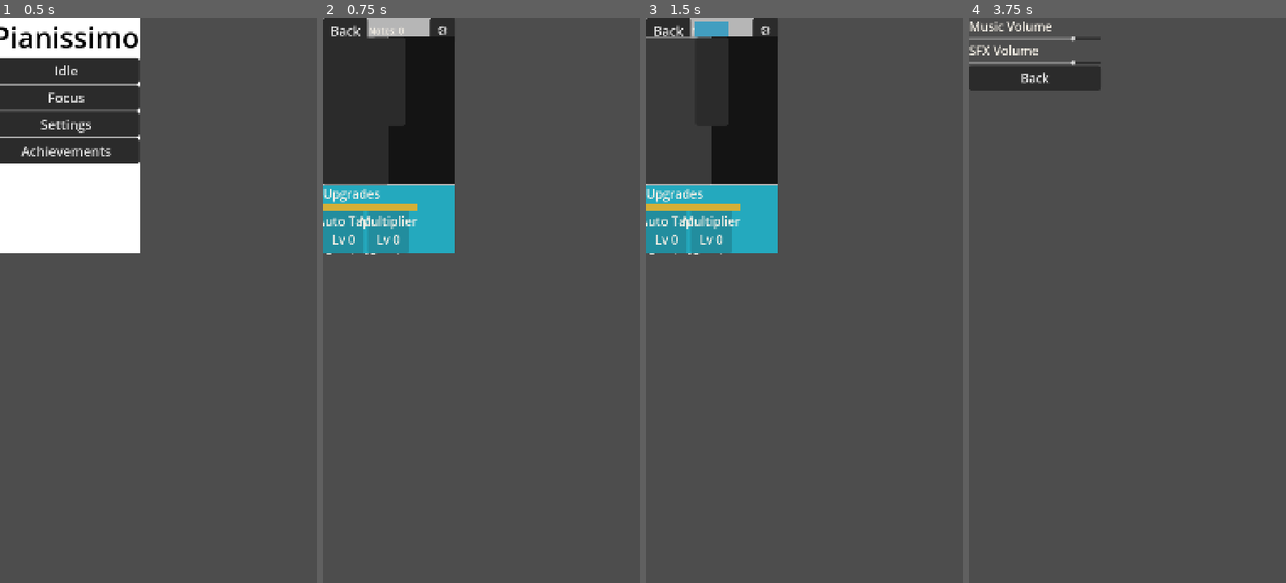
Above: before the commit, frames 1-4 (left to right).
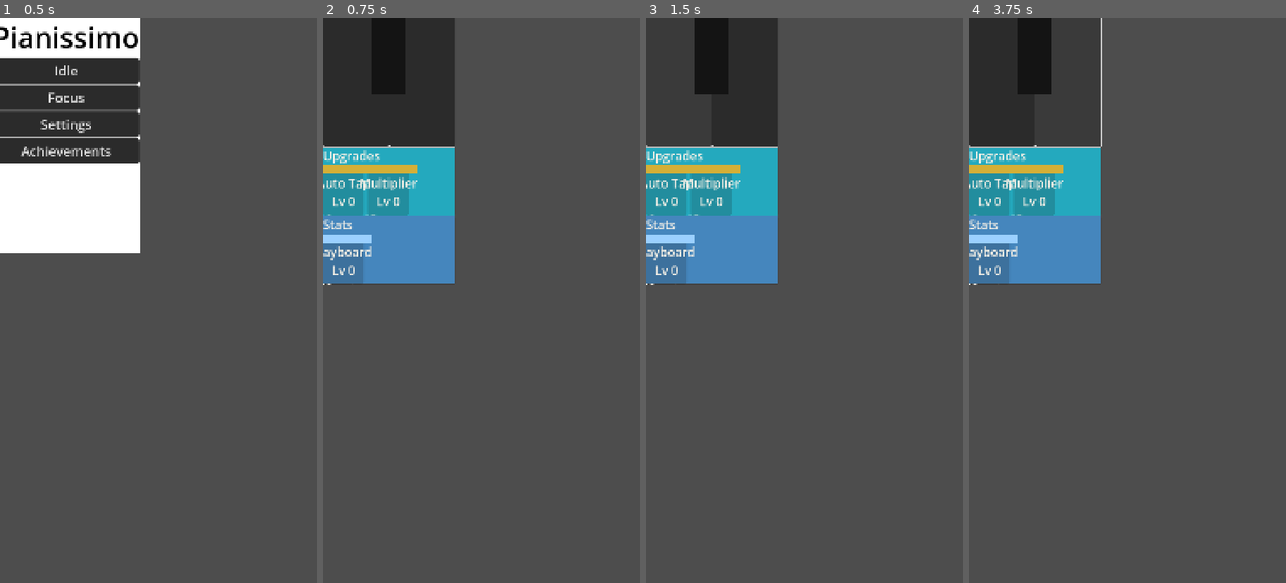
Above: after the commit, the same moments.

Repository: solsolet/MemoriaTFM
Game: Godot game, scene res://scenes/home/home.tscn
Same seed, same stepped clock (60 frames per second), same inputs: the game is played once before the commit and once after it.
Inputs (mouse positions are in pixels of both pictures, inside the frame that each line leads up to; where the layout moved, square brackets give the same spot in the first picture):
- Up to frame 1 (0.5 s): no input
- Up to frame 2 (0.75 s): click "Idle" at 0.5 s
- Up to frame 3 (1.5 s): click (677, 80) [677, 108] at 1.25 s
- Up to frame 4 (3.75 s): click (1067, 80) [1035, 80] at 2 s; click (1035, 51) [1067, 108] at 2.75 s; click (1089, 29) at 3.5 s, where only the run before the commit has a clickable "⚙"

Frame 1 is identical in both runs. In frame 2, 9.9% of the frame differs, in the area x 0-42%, y 0-48%; in frame 3, 10%; in frame 4, 15%.

Commit message:
feat: sistema stats jugador + 1a stat: teclat

Diff:
--- /dev/null
+++ b/pianissimo/autoload/stat_manager.gd
@@ -0,0 +1,55 @@
+extends Node
+
+signal stat_purchased(id: String, new_level: int)
+
+const DEFINITIONS: Array[StatDefinition] = [
+	preload("res://data/stats/keyboard.tres"),
+]
+
+var _definitions: Dictionary = {}
+
+
+func _ready() -> void:
+	for def in DEFINITIONS:
+		if def != null and def.id != "":
+			_definitions[def.id] = def
+
+
+func  get_definition(id: String) -> StatDefinition:
+	return _definitions.get(id)
+
+
+func get_all_ids() -> Array:
+	return _definitions.keys()
+
+
+func get_level(id: String) -> int:
+	return int(SaveManager.data.stat_levels.get(id, 0))
+
+
+func get_cost(id: String) -> int:
+	var def := get_definition(id)
+	if def == null:
+		return 0
+	return def.base_cost + get_level(id) * def.cost_growth
+
+
+func can_purchase(id: String) -> bool:
+	var def := get_definition(id)
+	if def == null:
+		return false
+	if def.max_level >= 0 and get_level(id) >= def.max_level:
+		return false
+	return Economy.can_afford(get_cost(id))
+
+
+func purchase(id: String) -> bool:
+	if not can_purchase(id):
+		return false
+	if not Economy.spend(get_cost(id)):
+		return false
+	var new_level := get_level(id) + 1
+	SaveManager.data.stat_levels[id] = new_level
+	SaveManager.save_data()
+	stat_purchased.emit(id, new_level)
+	return true
--- /dev/null
+++ b/pianissimo/data/stats/keyboard.tres
@@ -0,0 +1,12 @@
+[gd_resource type="Resource" script_class="StatDefinition" load_steps=2 format=3 uid="uid://ix4k64vlovk8"]
+
+[ext_resource type="Script" uid="uid://dp5pd6qoytn7i" path="res://resources/stat_definition.gd" id="1_osp27"]
+
+[resource]
+script = ExtResource("1_osp27")
+id = "keyboard"
+display_name = "Kayboard"
+base_cost = 50
+cost_growth = 40
+max_level = 5
+metadata/_custom_type_script = "uid://dp5pd6qoytn7i"
--- a/pianissimo/project.godot
+++ b/pianissimo/project.godot
@@ -22,6 +22,7 @@
 SaveManager="*res://autoload/save_manager.gd"
 Economy="*res://autoload/economy.gd"
 UpgradeManager="*res://autoload/upgrade_manager.gd"
+StatManager="*res://autoload/stat_manager.gd"
 AudioManager="*res://autoload/audio_manager.gd"
 AchievementManager="*res://autoload/achievement_manager.gd"
 NotificationManager="*res://autoload/notification_manager.gd"
--- a/pianissimo/resources/player_save_data.gd
+++ b/pianissimo/resources/player_save_data.gd
@@ -5,3 +5,4 @@
 @export var upgrade_levels: Dictionary = {} # diccionari pla, IDs
 @export var achievements_unlocked: Array[String] = []
 @export var last_save_time: int = 0
+@export var stat_levels: Dictionary = {}
--- /dev/null
+++ b/pianissimo/resources/stat_definition.gd
@@ -0,0 +1,8 @@
+extends Resource
+class_name StatDefinition
+
+@export var id: String = ""
+@export var display_name: String = ""
+@export var base_cost: int = 10
+@export var cost_growth: int = 5
+@export var max_level: int = -1
--- a/pianissimo/scenes/game/game.tscn
+++ b/pianissimo/scenes/game/game.tscn
@@ -1,9 +1,10 @@
-[gd_scene load_steps=5 format=3 uid="uid://cn6a42umr04wt"]
+[gd_scene load_steps=6 format=3 uid="uid://cn6a42umr04wt"]
 
 [ext_resource type="Script" uid="uid://c3mwxe5vw21ye" path="res://scenes/game/game.gd" id="1_sul5r"]
 [ext_resource type="Script" uid="uid://cfb0qannguffv" path="res://ui/safe_area_container.gd" id="2_7h61r"]
 [ext_resource type="PackedScene" uid="uid://crevbtvnya6aq" path="res://scenes/game/upgrade_panel/upgrade_panel.tscn" id="3_0sr1o"]
 [ext_resource type="PackedScene" uid="uid://bm3bx3x6h1drl" path="res://scenes/game/piano/piano.tscn" id="3_kelw5"]
+[ext_resource type="PackedScene" uid="uid://d4b7tc787ywhh" path="res://scenes/game/stats_panel/stats_panel.tscn" id="5_lfrn8"]
 
 [node name="Game" type="Control" node_paths=PackedStringArray("notes_label", "settings_button", "piano")]
 layout_mode = 3
@@ -61,4 +62,7 @@
 [node name="UpgradePanel" parent="SafeAreaContainer/VBoxContainer" instance=ExtResource("3_0sr1o")]
 layout_mode = 2
 
+[node name="StatsPanel" parent="SafeAreaContainer/VBoxContainer" instance=ExtResource("5_lfrn8")]
+layout_mode = 2
+
 [connection signal="pressed" from="SafeAreaContainer/VBoxContainer/TopBar/BackButton" to="." method="_on_btn_back_pressed"]
--- a/pianissimo/scenes/game/piano/piano.gd
+++ b/pianissimo/scenes/game/piano/piano.gd
@@ -4,7 +4,8 @@
 signal note_scored(lane: int, accuracy: String)
 
 const NOTE_SCENE = preload("res://scenes/note/note.tscn")
-const BLACK_LANE := 1 # lane 1 renders as a black key; generalize later if lane_count grows
+const BASE_LANE_COUNT := 3
+const NOTE_SEQUENCE := ["C", "C#", "D", "D#", "E", "F", "F#", "G", "G#", "A", "A#", "B"]
 
 @export var note_speed: float = 220.0
 
@@ -15,26 +16,50 @@
 var key_buttons: Array[Button] = []
 var spawn_timer: Timer
 var auto_tap_timer: Timer
+var _black_key_style: StyleBoxFlat
 
 
 func _ready() -> void:
-	_collect_keys()
-	call_deferred("_layout_keys") # sizes aren't final until after the first layout pass
+	_black_key_style = StyleBoxFlat.new()
+	_black_key_style.bg_color = Color(0.08, 0.08, 0.08, 1)
+
+	_build_keys()
 	key_row.resized.connect(_layout_keys)
 
 	_setup_timers()
 	UpgradeManager.upgrade_purchased.connect(_on_upgrade_purchased)
-
-
-func _collect_keys() -> void:
+	StatManager.stat_purchased.connect(_on_stat_purchased)
+
+
+func current_lane_count() -> int:
+	var level := StatManager.get_level("keyboard")
+	return min(BASE_LANE_COUNT + level, NOTE_SEQUENCE.size())
+
+
+func _is_black_key(lane_index: int) -> bool:
+	return NOTE_SEQUENCE[lane_index].ends_with("#")
+
+
+func _build_keys() -> void:
+	for child in key_row.get_children():
+		key_row.remove_child(child)
+		child.queue_free()
 	key_buttons.clear()
-	for child in key_row.get_children():
-		if child is Button:
-			key_buttons.append(child)
-	key_buttons.sort_custom(func(a, b): return a.name < b.name)
-
-	for i in key_buttons.size():
-		key_buttons[i].pressed.connect(handle_key_input.bind(i))
+
+	var lane_count := current_lane_count()
+	for i in lane_count:
+		var button := Button.new()
+		button.name = "Key%d" % i
+		if _is_black_key(i):
+			button.add_theme_stylebox_override("normal", _black_key_style)
+			button.add_theme_stylebox_override("hover", _black_key_style)
+			button.add_theme_stylebox_override("pressed", _black_key_style)
+			button.add_theme_color_override("font_color", Color(1, 1, 1, 1))
+		key_row.add_child(button)
+		key_buttons.append(button)
+		button.pressed.connect(handle_key_input.bind(i))
+
+	call_deferred("_layout_keys")
 
 
 func _layout_keys() -> void:
@@ -42,12 +67,15 @@
 	var height := key_row.size.y
 
 	var white_keys: Array[Button] = []
-	var black_key: Button = null
+	var black_keys: Array[Dictionary] = []
+
+	var white_index := 0
 	for i in key_buttons.size():
-		if i == BLACK_LANE:
-			black_key = key_buttons[i]
+		if _is_black_key(i):
+			black_keys.append({"button": key_buttons[i], "after_white_index": white_index - 1})
 		else:
 			white_keys.append(key_buttons[i])
+			white_index += 1
 
 	if white_keys.is_empty():
 		return
@@ -57,12 +85,16 @@
 		white_keys[i].position = Vector2(i * white_width, 0)
 		white_keys[i].size = Vector2(white_width, height)
 
-	if black_key != null:
-		var black_width := white_width * 0.5
-		var black_height := height * 0.6
-		black_key.position = Vector2(white_width - black_width * 0.5, 0)
-		black_key.size = Vector2(black_width, black_height)
-		black_key.move_to_front()  # draw on top of the white keys it overlaps
+	var black_width := white_width * 0.5
+	var black_height := height * 0.6
+	for entry in black_keys:
+		var button: Button = entry["button"]
+		var after_index: int = entry["after_white_index"]
+		if after_index < 0:
+			continue
+		button.position = Vector2((after_index + 1) * white_width - black_width * 0.5, 0)
+		button.size = Vector2(black_width, black_height)
+		button.move_to_front()
 
 
 func _setup_timers() -> void:
@@ -106,7 +138,7 @@
 
 
 func _on_note_missed(_note: Note) -> void:
-	pass  # no penalty yet -- placeholder for a future miss-streak mechanic
+	pass
 
 
 func handle_key_input(lane_index: int) -> void:
@@ -116,8 +148,6 @@
 
 	var distance = abs((best_note.position.y + best_note.size.y) - hit_line.position.y)
 	var accuracy := ""
-	AudioManager.play_note_hit(lane_index)
-
 	if distance <= 20.0:
 		accuracy = "perfect"
 	elif distance <= 50.0:
@@ -125,8 +155,7 @@
 	else:
 		return
 
-	# Disconnect first: queue_free() is deferred, so this note could still run
-	# one more _process() this frame and fire "missed" right after we scored it.
+	AudioManager.play_note_hit(lane_index)
 	best_note.missed.disconnect(_on_note_missed)
 	best_note.queue_free()
 	note_scored.emit(lane_index, accuracy)
@@ -180,6 +209,11 @@
 func _on_upgrade_purchased(id: String, new_level: int) -> void:
 	if id == "auto_tap":
 		auto_tap_timer.wait_time = max(0.4, 1.0 - 0.1 * new_level)
+
+
+func _on_stat_purchased(id: String, _new_level: int) -> void:
+	if id == "keyboard":
+		_build_keys()
 
 
 func cleanup() -> void:
--- a/pianissimo/scenes/game/piano/piano.tscn
+++ b/pianissimo/scenes/game/piano/piano.tscn
@@ -1,9 +1,6 @@
-[gd_scene load_steps=3 format=3 uid="uid://bm3bx3x6h1drl"]
+[gd_scene load_steps=2 format=3 uid="uid://bm3bx3x6h1drl"]
 
 [ext_resource type="Script" uid="uid://b54bfjn6jqskw" path="res://scenes/game/piano/piano.gd" id="1"]
-
-[sub_resource type="StyleBoxFlat" id="StyleBoxFlat_black_key"]
-bg_color = Color(0.08, 0.08, 0.08, 1)
 
 [node name="Piano" type="Control"]
 custom_minimum_size = Vector2(450, 450)
@@ -43,7 +40,7 @@
 grow_vertical = 0
 
 [node name="KeyRow" type="Control" parent="."]
-custom_minimum_size = Vector2(0, 500)
+custom_minimum_size = Vector2(0, 450)
 layout_mode = 1
 anchors_preset = 12
 anchor_top = 1.0
@@ -52,16 +49,3 @@
 offset_top = -8.0
 grow_horizontal = 2
 grow_vertical = 0
-
-[node name="Key0" type="Button" parent="KeyRow"]
-layout_mode = 0
-
-[node name="Key1" type="Button" parent="KeyRow"]
-layout_mode = 0
-theme_override_colors/font_color = Color(1, 1, 1, 1)
-theme_override_styles/normal = SubResource("StyleBoxFlat_black_key")
-theme_override_styles/pressed = SubResource("StyleBoxFlat_black_key")
-theme_override_styles/hover = SubResource("StyleBoxFlat_black_key")
-
-[node name="Key2" type="Button" parent="KeyRow"]
-layout_mode = 0
--- /dev/null
+++ b/pianissimo/scenes/game/stats_panel/stat_card.gd
@@ -0,0 +1,27 @@
+extends Button
+class_name StatCard
+
+var stat_id: String = ""
+
+@onready var icon_rect: ColorRect = $VBoxContainer/IconRect
+@onready var title_label: Label = $VBoxContainer/TitleLabel
+@onready var level_label: Label = $VBoxContainer/LevelLabel
+@onready var cost_label: Label = $VBoxContainer/CostLabel
+
+func setup(id: String) -> void:
+	stat_id = id
+	refresh()
+
+func refresh() -> void:
+	var def := StatManager.get_definition(stat_id)
+	if def == null:
+		return
+	title_label.text = def.display_name
+	level_label.text = "Lv %d" % StatManager.get_level(stat_id)
+	var maxed := def.max_level >= 0 and StatManager.get_level(stat_id) >= def.max_level
+	cost_label.text = "MAX" if maxed else "%d notes" % StatManager.get_cost(stat_id)
+	disabled = not StatManager.can_purchase(stat_id)
+
+func _on_pressed() -> void:
+	AudioManager.play_ui_click()
+	StatManager.purchase(stat_id)
--- /dev/null
+++ b/pianissimo/scenes/game/stats_panel/stat_card.tscn
@@ -0,0 +1,39 @@
+[gd_scene load_steps=2 format=3 uid="uid://dss56dhhaoqxh"]
+
+[ext_resource type="Script" uid="uid://bykng2kjgnvwh" path="res://scenes/game/stats_panel/stat_card.gd" id="1_hykih"]
+
+[node name="StatCard" type="Button"]
+custom_minimum_size = Vector2(140, 170)
+script = ExtResource("1_hykih")
+
+[node name="VBoxContainer" type="VBoxContainer" parent="."]
+layout_mode = 1
+anchors_preset = 15
+anchor_right = 1.0
+anchor_bottom = 1.0
+grow_horizontal = 2
+grow_vertical = 2
+mouse_filter = 2
+
+[node name="IconRect" type="ColorRect" parent="VBoxContainer"]
+custom_minimum_size = Vector2(0, 70)
+layout_mode = 2
+mouse_filter = 2
+color = Color(0.60718703, 0.8164007, 1, 1)
+
+[node name="TitleLabel" type="Label" parent="VBoxContainer"]
+layout_mode = 2
+text = "Upgrade"
+horizontal_alignment = 1
+
+[node name="LevelLabel" type="Label" parent="VBoxContainer"]
+layout_mode = 2
+text = "Lv 0"
+horizontal_alignment = 1
+
+[node name="CostLabel" type="Label" parent="VBoxContainer"]
+layout_mode = 2
+text = "Cost"
+horizontal_alignment = 1
+
+[connection signal="pressed" from="." to="." method="_on_pressed"]
--- /dev/null
+++ b/pianissimo/scenes/game/stats_panel/stats_panel.gd
@@ -0,0 +1,26 @@
+extends Panel
+class_name StatsPanel
+
+const STAT_CARD_SCENE = preload("res://scenes/game/stats_panel/stat_card.tscn")
+
+@onready var cards_container: HBoxContainer = $VBoxContainer/ScrollContainer/CardsRow
+
+var _cards: Dictionary = {}
+
+func _ready() -> void:
+	for id in StatManager.get_all_ids():
+		var card := STAT_CARD_SCENE.instantiate() as StatCard
+		cards_container.add_child(card)
+		card.setup(id)
+		_cards[id] = card
+
+	Economy.notes_changed.connect(_on_notes_changed)
+	StatManager.stat_purchased.connect(_on_stat_purchased)
+
+func _on_stat_purchased(id: String, _new_level: int) -> void:
+	if _cards.has(id):
+		_cards[id].refresh()
+
+func _on_notes_changed(_value: int) -> void:
+	for card in _cards.values():
+		card.refresh()
--- /dev/null
+++ b/pianissimo/scenes/game/stats_panel/stats_panel.tscn
@@ -0,0 +1,37 @@
+[gd_scene load_steps=2 format=3 uid="uid://d4b7tc787ywhh"]
+
+[ext_resource type="Script" uid="uid://ejltda6v51aj" path="res://scenes/game/stats_panel/stats_panel.gd" id="1_i6aim"]
+
+[node name="StatsPanel" type="Panel"]
+custom_minimum_size = Vector2(50, 230)
+script = ExtResource("1_i6aim")
+
+[node name="ColorRect" type="ColorRect" parent="."]
+layout_mode = 1
+anchors_preset = 15
+anchor_right = 1.0
+anchor_bottom = 1.0
+grow_horizontal = 2
+grow_vertical = 2
+color = Color(0.27058825, 0.5254902, 0.7411765, 1)
+
+[node name="VBoxContainer" type="VBoxContainer" parent="."]
+layout_mode = 1
+anchors_preset = 15
+anchor_right = 1.0
+anchor_bottom = 1.0
+grow_horizontal = 2
+grow_vertical = 2
+
+[node name="UpgradeLabel" type="Label" parent="VBoxContainer"]
+layout_mode = 2
+text = "Stats"
+
+[node name="ScrollContainer" type="ScrollContainer" parent="VBoxContainer"]
+layout_mode = 2
+size_flags_vertical = 3
+vertical_scroll_mode = 0
+
+[node name="CardsRow" type="HBoxContainer" parent="VBoxContainer/ScrollContainer"]
+layout_mode = 2
+theme_override_constants/separation = 12
Not shown, added: pianissimo/autoload/stat_manager.gd.uid
Not shown, added: pianissimo/resources/stat_definition.gd.uid
Not shown, added: pianissimo/scenes/game/stats_panel/stat_card.gd.uid
Not shown, added: pianissimo/scenes/game/stats_panel/stats_panel.gd.uid
